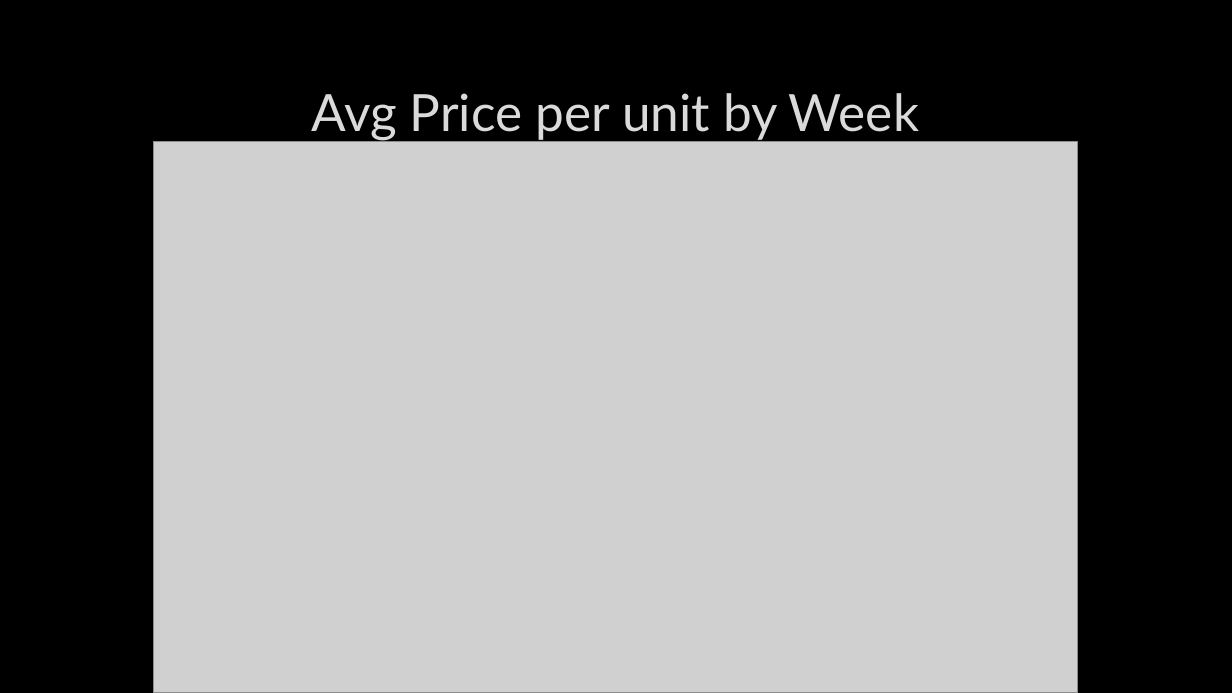
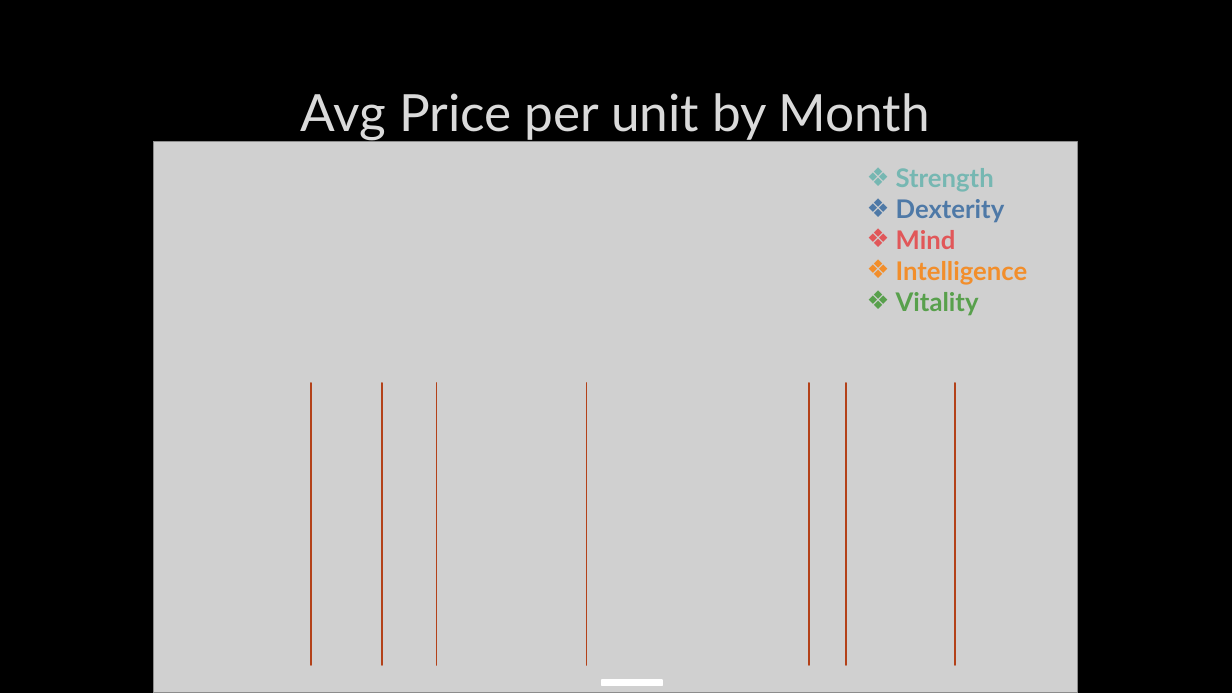
Before and after one commit to Hounder23/LHL-CAPSTONE, a slide deck: slide 7 of LHL – CAPSTONE.pptx. Drawn at 1232x693 pixels with LibreOffice and Linux fonts; fonts in the diff are those of the drawing; grey boxes stand for pictures; background and template pictures are left out. Boxes give left, top, right and bottom in pixels: in the first picture for what was removed or moved away, otherwise in the second. Text is boxed around its words. In the diff, an @@ line names an element or a change of style, - is before the commit and + after.

```diff
--- a/LHL – CAPSTONE.pptx
+++ b/LHL – CAPSTONE.pptx
@@ title at (301,93,930,140): text changed @@
-Avg Price per unit by Week
+Avg Price per unit by Month
@@ text added at (896,168,1028,316), 20 pt, text #F28E2B, bold @@
+  ❖ Strength
+  ❖ Dexterity
+  ❖ Mind
+  ❖ Intelligence
+  ❖ Vitality
@@ line added from (311, 383) to (311, 665), #B4421A 1.5 pt @@
@@ line added from (383, 383) to (383, 665), #B4421A 1.5 pt @@
@@ line added from (436, 383) to (436, 665), #B4421A 1.5 pt @@
@@ line added from (587, 383) to (587, 665), #B4421A 1.5 pt @@
@@ line added from (809, 383) to (809, 665), #B4421A 1.5 pt @@
@@ line added from (846, 383) to (846, 665), #B4421A 1.5 pt @@
@@ line added from (955, 383) to (955, 665), #B4421A 1.5 pt @@
@@ rectangle added at (602,680,662,686), fill #FFFFFF, outline #FFFFFF 1.25 pt @@
```
Also in this commit, not shown: 5 other slides changed, 5 slides added, 1 slide removed, 6 other files.
